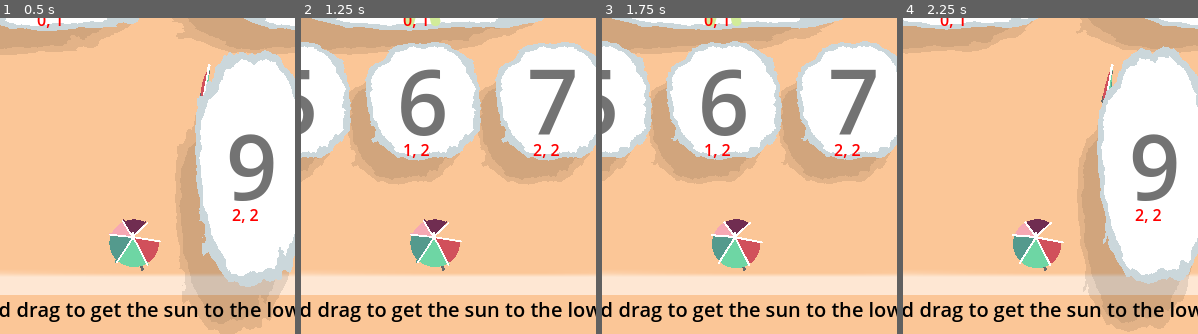
Above: before the commit, frames 1-4 (left to right).
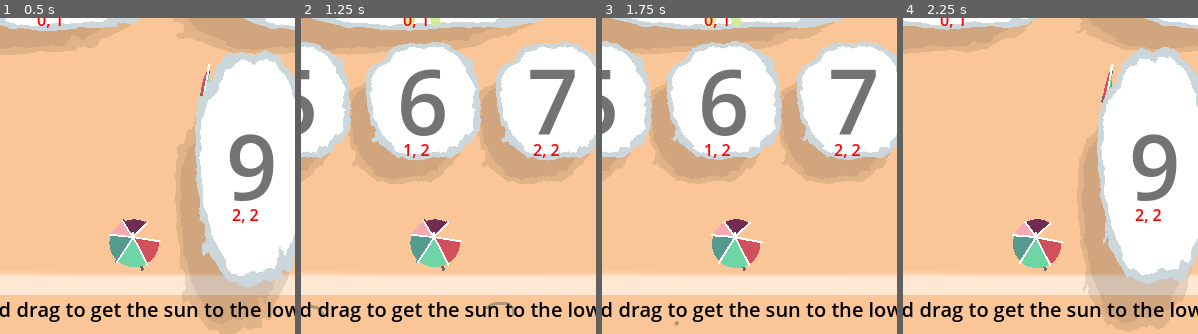
Above: after the commit, the same moments.

Repository: firelighted/comfyjam2026_slidingsun
Game: Godot game, scene res://scenes_scripts/main_2d.tscn
The game is run twice, just before and just after one commit, with the same random seed, the same clock (stepped at 60 frames per second) and the same inputs. The engine's default icon, where the game draws it, is replaced by a stand-in: a white triangle on a blue panel in a dark square.
Inputs:
- Up to frame 1 (0.5 s): no input
- Up to frame 2 (1.25 s): click "Reset Level" at 0.5 s
- Up to frame 3 (1.75 s): click "0" at 1.25 s
- Up to frame 4 (2.25 s): click "1" at 2 s
The pictures show only the part of the screen within x 23-73%, y 49-99%; the shares and areas given below are measured in that part.

Frame 1 is identical in both runs. In frame 2, 0.2% of the frame differs, in the area x 2-73%, y 89-95%; in frame 3, less than 0.1%; in frame 4, nothing differs.

Commit message:
Add wind sprites at locations of breaker tiles.

Diff:
--- a/block_manager.gd
+++ b/block_manager.gd
@@ -25,10 +25,22 @@
 		-1,-1,9,10
 	]
 ]
+
+const breaker_tiles_level_0 : Array[Vector2] = [Vector2(0, 3), Vector2(1, 3)]
+const breaker_tiles_level_1 : Array[Vector2] = [Vector2(0, 0)]
+const breaker_tiles_level_2 : Array[Vector2] = [Vector2(3, 0)]
+# locations for wind breaker tiles in each level
+var breaker_tiles_levels = [
+	breaker_tiles_level_0,
+	breaker_tiles_level_1,
+	breaker_tiles_level_2,
+]
 var level_move_counts : Array[int] = []
 var current_level = 0
 var block_prefab: PackedScene = preload("res://scenes_scripts/block.tscn")
+var wind_prefab: PackedScene = preload("res://scenes_scripts/wind_sprite.tscn")
 @onready var block_parent = $BlockParent
+@onready var breaker_parent = $BreakerParent
 var level_button_parent: Node
 var won_level_ui : Node
 var won_game_ui : Node
@@ -153,7 +165,7 @@
 		array = levels[level_idx].duplicate(true)
 		x_size = 4
 		y_size = 4
-		breaker_tiles = [Vector2(0, 3), Vector2(1, 3)]
+		breaker_tiles = breaker_tiles_levels[level_idx].duplicate(true)
 		cells = x_size * y_size
 	else:
 		push_warning("Using default level, no valid current_level in levels array")
@@ -164,6 +176,7 @@
 		push_warning(levels)
 	init_array()
 	spawn_blocks()
+	spawn_breaker_markers()
 	won_level_ui.visible = false
 	won_game_ui.visible = false
 	moves_this_level = 0
@@ -189,6 +202,21 @@
 
 	return resources
 
+func spawn_breaker_markers():
+	for tile in breaker_tiles:
+		var wind = wind_prefab.instantiate()
+		snap_to_position_from_row_col(wind, tile)
+		breaker_parent.add_child(wind)
+		# random delay before animations start to prevent
+		# all wind from doing the same anim at the same exact time
+		await get_tree().create_timer(randf_range(0,5)).timeout
+		wind.get_child(0).play("idle")
+
+func snap_to_position_from_row_col(node_to_move: Node, grid_pos, dims_of_node = Vector2(1,1)):
+	var new_position = (grid_pos + 0.5 * dims_of_node) * Constants.PIXELS_PER_UNIT
+	node_to_move.position = new_position
+
+
 func receive_level_button_pressed(sibling_idx: int):
 	load_level(sibling_idx)
 
@@ -227,6 +255,8 @@
 	return height
 
 func clear_blocks():
+	for wind in breaker_parent.get_children():
+		wind.queue_free()
 	for block in block_parent.get_children():
 		block.queue_free()
 	blocks.clear()
--- a/project.godot
+++ b/project.godot
@@ -10,10 +10,10 @@
 
 [application]
 
-config/name="Setting Sun ComfyJam2026"
+config/name="Sliding Sun"
 run/main_scene="res://scenes_scripts/main_2d.tscn"
 config/features=PackedStringArray("4.3", "GL Compatibility")
-config/icon="res://icon.svg"
+config/icon="res://images/tiles/sun_white.png"
 
 [autoload]
 
--- a/scenes_scripts/main_2d.tscn
+++ b/scenes_scripts/main_2d.tscn
@@ -1,14 +1,15 @@
-[gd_scene load_steps=13 format=3 uid="uid://b68t311mpj4pr"]
+[gd_scene load_steps=14 format=3 uid="uid://b68t311mpj4pr"]
 
 [ext_resource type="Script" path="res://block_manager.gd" id="1_5ua2j"]
-[ext_resource type="PackedScene" path="res://scenes_scripts/ui_bkgd.tscn" id="1_ueq1k"]
-[ext_resource type="Texture2D" uid="uid://tmeqmnimt82m" path="res://images/palette.png" id="2_31q7j"]
-[ext_resource type="Texture2D" uid="uid://3aakafrqgw0u" path="res://images/tiles/squircle_border.png" id="3_oqrwf"]
-[ext_resource type="Texture2D" uid="uid://bsyckafe1rorr" path="res://images/tiles/sun_white.png" id="4_xt6tc"]
-[ext_resource type="PackedScene" path="res://scenes_scripts/umbrella.tscn" id="5_jqc7k"]
+[ext_resource type="PackedScene" uid="uid://be06sc2byqitp" path="res://scenes_scripts/ui_bkgd.tscn" id="1_ueq1k"]
+[ext_resource type="Texture2D" uid="uid://cg14q0lo7puh1" path="res://images/palette.png" id="2_31q7j"]
+[ext_resource type="Texture2D" uid="uid://qixnn3lrl0vn" path="res://images/tiles/squircle_border.png" id="3_oqrwf"]
+[ext_resource type="Texture2D" uid="uid://d3yay1s8jl603" path="res://images/tiles/sun_white.png" id="4_xt6tc"]
+[ext_resource type="PackedScene" uid="uid://bucq7kv38e42" path="res://scenes_scripts/umbrella.tscn" id="5_jqc7k"]
 [ext_resource type="PackedScene" uid="uid://c1nqrhcqdwaqy" path="res://scenes_scripts/block.tscn" id="6_6y1a6"]
-[ext_resource type="Texture2D" uid="uid://cpn4chu647sc0" path="res://icon.svg" id="7_8hjc0"]
-[ext_resource type="PackedScene" path="res://scenes_scripts/ui_foreground.tscn" id="8_fc2fl"]
+[ext_resource type="Texture2D" uid="uid://cihbuf5w5dxhy" path="res://icon.svg" id="7_8hjc0"]
+[ext_resource type="PackedScene" uid="uid://ulc42eij556j" path="res://scenes_scripts/ui_foreground.tscn" id="8_fc2fl"]
+[ext_resource type="PackedScene" uid="uid://clgx4aqsks4fq" path="res://scenes_scripts/wind_sprite.tscn" id="8_yu60x"]
 
 [sub_resource type="RectangleShape2D" id="RectangleShape2D_lnwij"]
 size = Vector2(45, 615)
@@ -66,12 +67,18 @@
 [node name="Umbrella5" parent="Main2D/UmbrellaParent" instance=ExtResource("5_jqc7k")]
 position = Vector2(280, 302)
 
+[node name="BreakerParent" type="Node2D" parent="Main2D"]
+
+[node name="WindSprite" parent="Main2D/BreakerParent" instance=ExtResource("8_yu60x")]
+position = Vector2(65, 455)
+
 [node name="BlockParent" type="Node2D" parent="Main2D"]
 
 [node name="Block" parent="Main2D/BlockParent" instance=ExtResource("6_6y1a6")]
 position = Vector2(-136, -146)
 
 [node name="palette" type="Sprite2D" parent="Main2D"]
+visible = false
 position = Vector2(323, -107)
 texture = ExtResource("2_31q7j")
 
@@ -117,6 +124,9 @@
 width_curve = SubResource("Curve_ihapv")
 default_color = Color(1, 0, 0, 1)
 
+[node name="Node2D" type="Node2D" parent="DEBUG_dragoffset"]
+position = Vector2(64, 66)
+
 [node name="UI_foreground" parent="." instance=ExtResource("8_fc2fl")]
 z_index = 500
 
--- /dev/null
+++ b/scenes_scripts/wind_sprite.tscn
@@ -0,0 +1,53 @@
+[gd_scene load_steps=5 format=3 uid="uid://clgx4aqsks4fq"]
+
+[ext_resource type="Texture2D" uid="uid://g7p6v4pmvnaf" path="res://images/ground/wind_0.png" id="1_rekxp"]
+
+[sub_resource type="Animation" id="Animation_qgc00"]
+length = 0.001
+tracks/0/type = "value"
+tracks/0/imported = false
+tracks/0/enabled = true
+tracks/0/path = NodePath(".:frame")
+tracks/0/interp = 1
+tracks/0/loop_wrap = true
+tracks/0/keys = {
+"times": PackedFloat32Array(0),
+"transitions": PackedFloat32Array(1),
+"update": 1,
+"values": [0]
+}
+
+[sub_resource type="Animation" id="Animation_28yii"]
+resource_name = "idle"
+length = 5.0
+loop_mode = 1
+step = 0.1
+tracks/0/type = "value"
+tracks/0/imported = false
+tracks/0/enabled = true
+tracks/0/path = NodePath(".:frame")
+tracks/0/interp = 1
+tracks/0/loop_wrap = true
+tracks/0/keys = {
+"times": PackedFloat32Array(0, 0.1, 0.2, 0.3, 0.4, 0.5, 0.6, 0.7, 0.8, 0.9, 1, 1.1, 1.2, 1.3, 1.4, 1.5, 1.6, 1.7, 1.8, 1.9),
+"transitions": PackedFloat32Array(1, 1, 1, 1, 1, 1, 1, 1, 1, 1, 1, 1, 1, 1, 1, 1, 1, 1, 1, 1),
+"update": 1,
+"values": [0, 1, 2, 3, 4, 5, 6, 7, 8, 9, 10, 11, 12, 13, 14, 15, 16, 17, 18, 18]
+}
+
+[sub_resource type="AnimationLibrary" id="AnimationLibrary_escbq"]
+_data = {
+"RESET": SubResource("Animation_qgc00"),
+"idle": SubResource("Animation_28yii")
+}
+
+[node name="WindSprite" type="Sprite2D"]
+self_modulate = Color(0.3577, 0.73, 0.636925, 0.364706)
+texture = ExtResource("1_rekxp")
+centered = false
+hframes = 19
+
+[node name="AnimationPlayer" type="AnimationPlayer" parent="."]
+libraries = {
+"": SubResource("AnimationLibrary_escbq")
+}
Binary file added: images/ground/wind_0.png
Not shown: 1 places in scenes_scripts/block.tscn that only renumber resources
Not shown: 1 places in theme/main_theme.tres that only renumber resources
